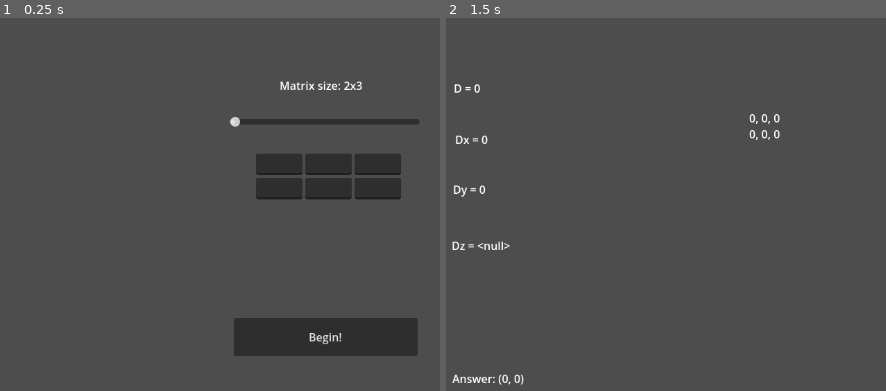
Above: before the commit, frames 1-2 (left to right).
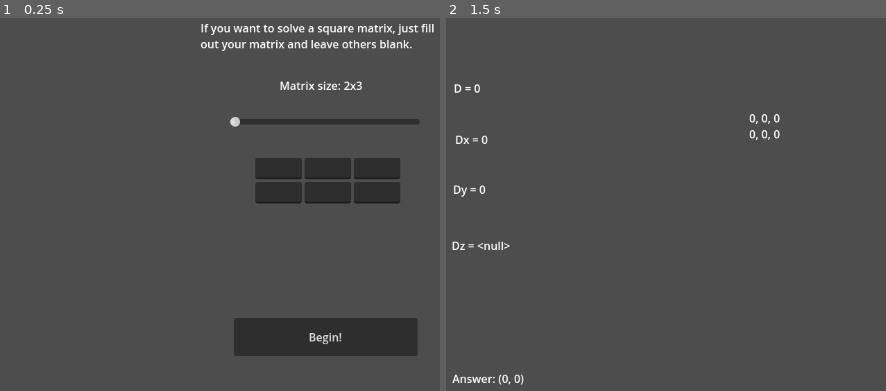
Above: after the commit, the same moments.

Repository: i-eye/Matrix
Game: Godot game, scene res://main.tscn
The game is run twice, just before and just after one commit, with the same random seed, the same clock (stepped at 60 frames per second) and the same inputs.
Inputs:
- Up to frame 1 (0.25 s): no input
- Up to frame 2 (1.5 s): click "Begin!" at 0.5 s; tap Enter at 1.25 s

The runs differ from the first frame. In frame 1, 2.3% of the frame differs, in the area x 45-99%, y 1-50%; in frame 2, nothing differs.

Commit message:
Commit 4
Easier centering

Diff:
--- a/main.gd
+++ b/main.gd
@@ -28,17 +28,10 @@
 		# only add needed children
 		for i in range(size*(size+1) - prevSize*(prevSize+1)):
 			addFromMatrix()
-		# adjust position of matrix to be centered
-		# this loop is done to prevent problems when skipping to e.g 1 --> 5
-		for i in range(size - prevSize):
-			$Matrix.position.x = $Matrix.position.x - 32
 	elif size < prevSize:
 		# opposite of adding
 		for i in range(prevSize*(prevSize+1) - size*(size+1)):
 			removeFromMatrix()
-		# adjust position of matrix to be centered
-		for i in range(prevSize - size):
-			$Matrix.position.x = $Matrix.position.x + 32
 	prevSize = size
 
 	# add children to matrix
--- a/main.tscn
+++ b/main.tscn
@@ -29,10 +29,12 @@
 text = "Begin!"
 
 [node name="Matrix" type="GridContainer" parent="."]
-offset_left = 447.0
-offset_top = 203.0
-offset_right = 646.0
-offset_bottom = 402.0
+anchors_preset = -1
+offset_left = 446.0
+offset_top = 209.0
+offset_right = 655.0
+offset_bottom = 324.0
+grow_horizontal = 2
 size_flags_horizontal = 2
 size_flags_vertical = 3
 columns = 3
@@ -55,6 +57,15 @@
 [node name="LineEdit6" type="LineEdit" parent="Matrix"]
 layout_mode = 2
 
+[node name="text" type="RichTextLabel" parent="."]
+offset_left = 367.0
+offset_top = 10.0
+offset_right = 718.0
+offset_bottom = 85.0
+text = "If you want to solve a square matrix, just fill out your matrix and leave others blank.
+"
+
 [connection signal="value_changed" from="MatrixSize" to="." method="_on_matrix_size_value_changed"]
 [connection signal="size_flags_changed" from="MatrixSizeText" to="." method="_on_rich_text_label_size_flags_changed"]
 [connection signal="pressed" from="Start" to="." method="_on_start_pressed"]
+[connection signal="size_flags_changed" from="text" to="." method="_on_rich_text_label_size_flags_changed"]
